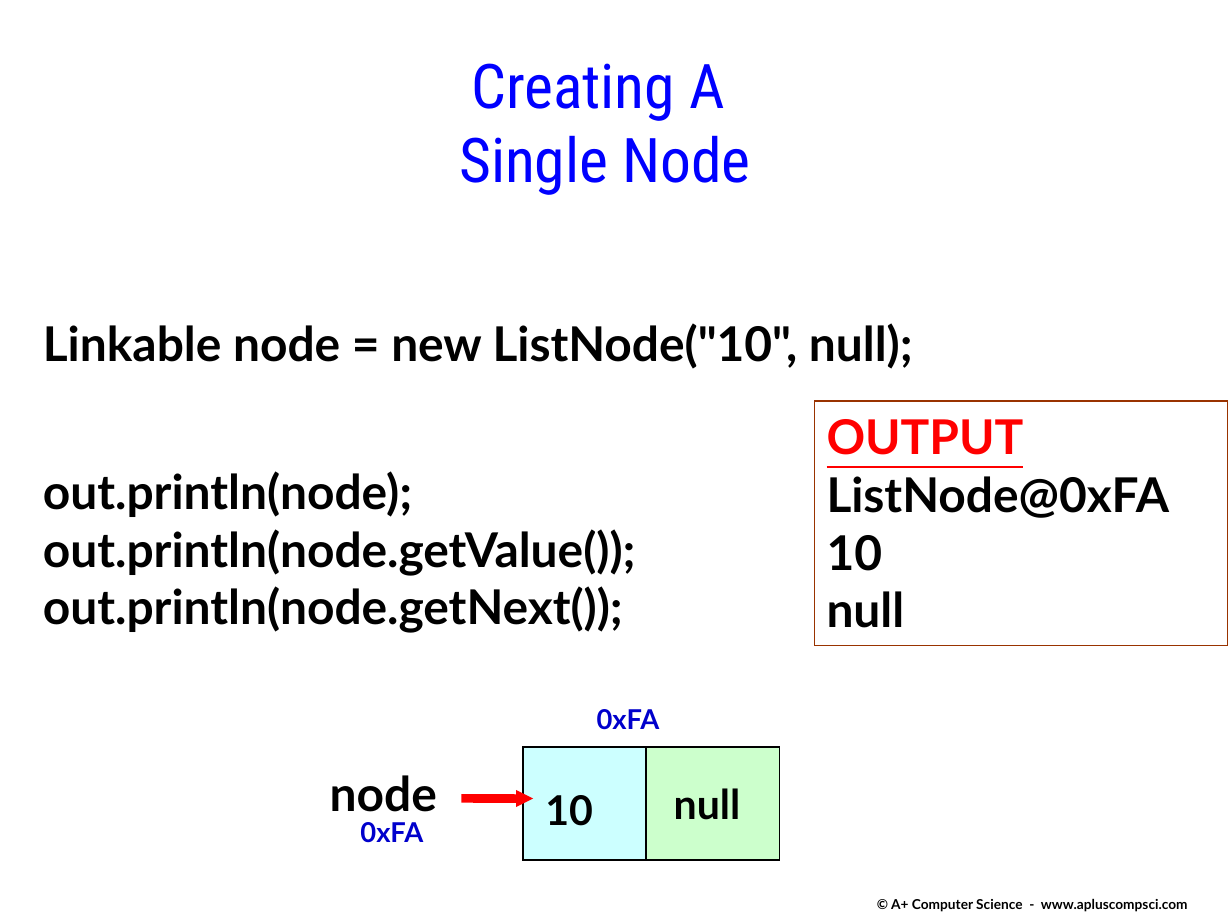
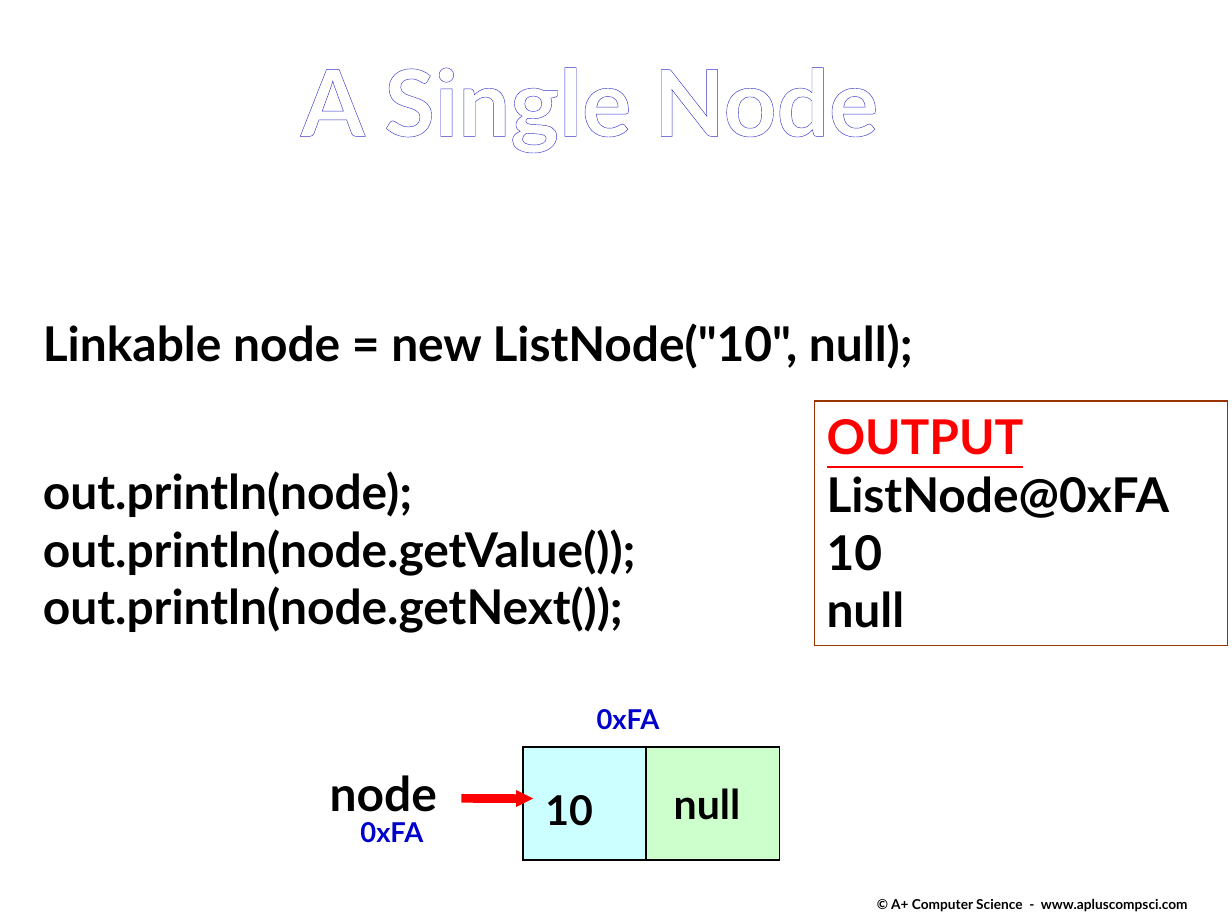
Before and after one commit to Cy-FairCS/cs3, a slide deck: slide 22 of u07a_linkedLists/notes/_linklists.pptx. Drawn at 1232x924 pixels with LibreOffice and Linux fonts; fonts in the diff are those of the drawing. Boxes give left, top, right and bottom in pixels: in the first picture for what was removed or moved away, otherwise in the second. Text is boxed around its words. In the diff, an @@ line names an element or a change of style, - is before the commit and + after.

```diff
--- a/u07a_linkedLists/notes/_linklists.pptx
+++ b/u07a_linkedLists/notes/_linklists.pptx
@@ text at <box>301,67,879,153</box>: text changed; size 36 to 54 pt; font Roboto Condensed to Lato; text colour #0000FF to #FFFFFF; bold on @@
-Creating A
-Single Node
+A Single Node
```
Also in this commit, not shown: 2 other slides changed.
